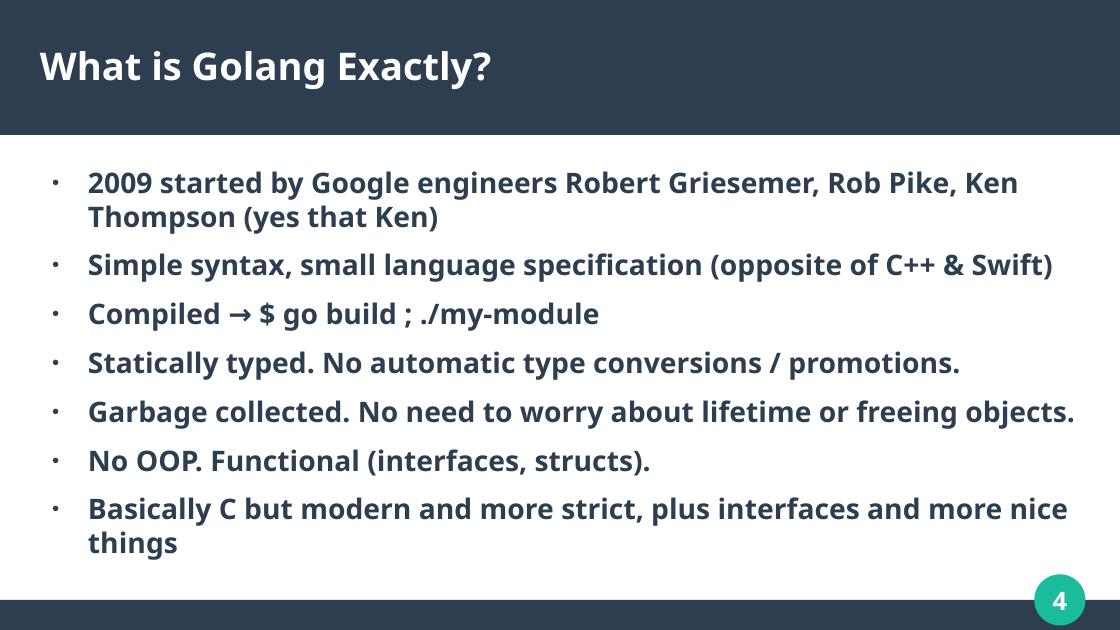
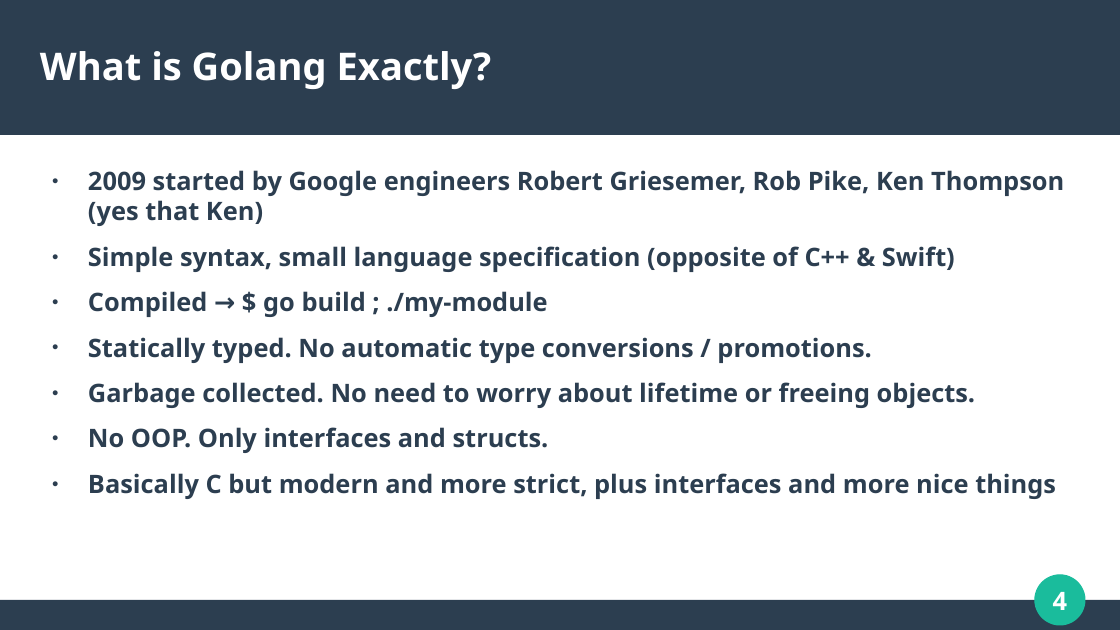
Before and after one commit to calvincramer/golang-training-1, a slide deck: slide 4 of presentation-1.odp. Drawn at 1120x630 pixels with LibreOffice and Linux fonts; fonts in the diff are those of the drawing. Boxes give left, top, right and bottom in pixels: in the first picture for what was removed or moved away, otherwise in the second. Text is boxed around its words. In the diff, an @@ line names an element or a change of style, - is before the commit and + after.

```diff
--- a/presentation-1.odp
+++ b/presentation-1.odp
@@ text at (88, 170, 1064, 499): size 20 to 18 pt @@
@@ text at (88, 427, 549, 453): text changed; size 20 to 18 pt @@
-● No OOP. Functional (interfaces, structs).
+● No OOP. Only interfaces and structs.
```
Also in this commit, not shown: 17 other slides changed, 1 other file.
